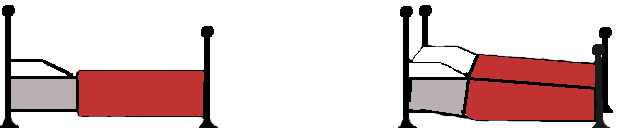
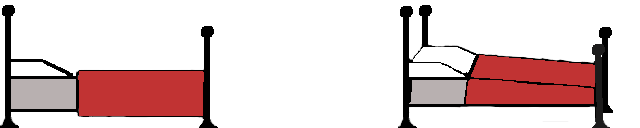
Layer changes from the first 640×128 image to the second:
painted on "Background" over [409, 79, 596, 123]
